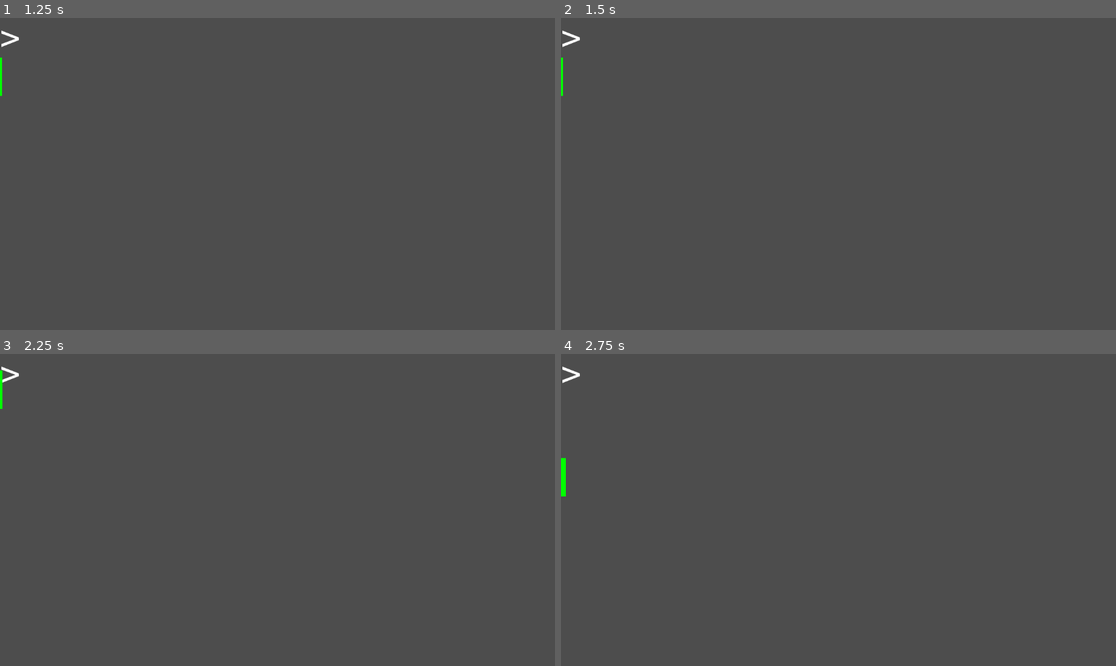
Above: before the commit, frames 1-4 (two rows, left to right).
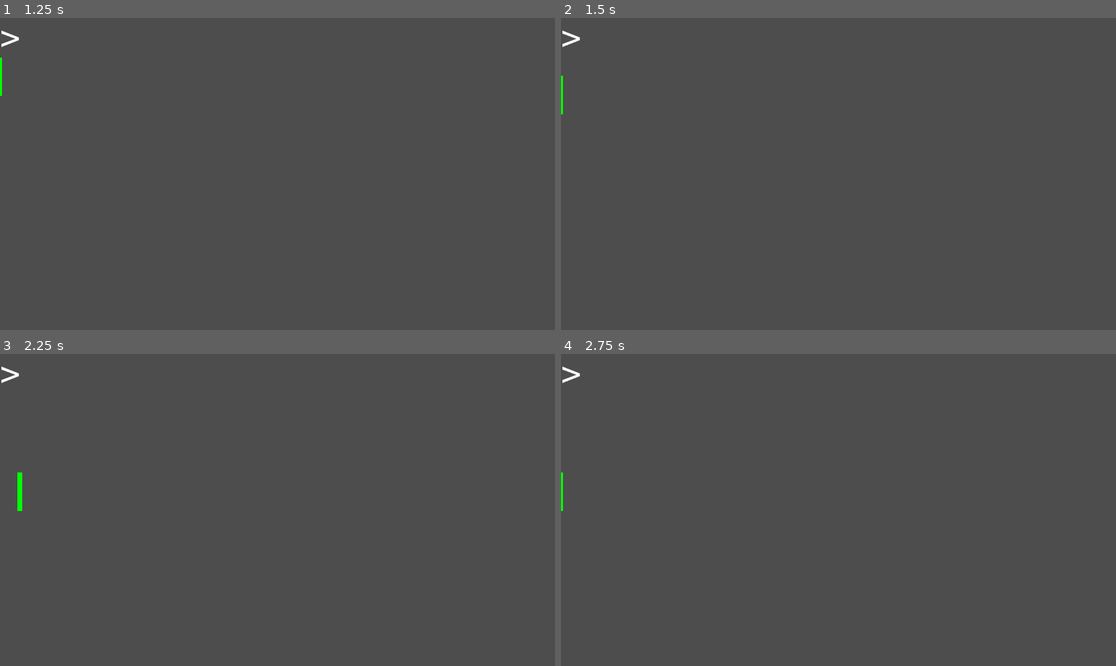
Above: after the commit, the same moments.

Repository: uprun/neon-lights-editor
Game: Godot game, scene res://scenes/canvas-ltd.tscn
Two runs of this game, one before a commit and one after it. Both use one fixed random seed, a clock stepped at 60 frames per second and the inputs below.
Inputs (mouse positions are in pixels of both pictures, inside the frame that each line leads up to):
- Up to frame 1 (1.25 s): tap Enter at 0.5 s; move the mouse to (399, 158) at 0.52 s; hold Right from 0.53 s (still down); tap Backspace at 0.6 s; click (399, 158) at 0.67 s
- Up to frame 2 (1.5 s): tap Space at 1.25 s; move the mouse to (727, 189) at 1.27 s; release Right at 1.28 s; hold Down from 1.28 s (still down); tap Enter at 1.35 s
- Up to frame 3 (2.25 s): tap Enter at 2 s; move the mouse to (333, 441) at 2.02 s; release Down at 2.03 s; hold Right from 2.03 s (still down); tap Backspace at 2.1 s
- Up to frame 4 (2.75 s): keep holding Right

Frame 1 is identical in both runs. In frame 2, less than 0.1% of the frame differs, in the area x 0-1%, y 12-31%; in frame 3, 0.2%, in the area x 0-5%, y 5-51%; in frame 4, 0.1%.
Error in both runs: Attempt to call function 'get_further_side_position' in base 'null instance' on a null instance. (res://scenes/function-node.gd:46)

Commit message:
2024-12-10--00h20m24s

Diff:
--- a/scenes/rocket-engine.gd
+++ b/scenes/rocket-engine.gd
@@ -44,9 +44,9 @@
 	else:
 		var use_position = new_position
 		var copy_y = use_position
-		copy_y.y = position.y
+		copy_y.y = get_parent().position.y
 		var copy_x = use_position
-		copy_x.x = position.x
+		copy_x.x = get_parent().position.x
 		var delta_y = copy_y - get_parent().position
 		var delta_x = copy_x - get_parent().position
 		if delta_x.length() < delta_y.length():
